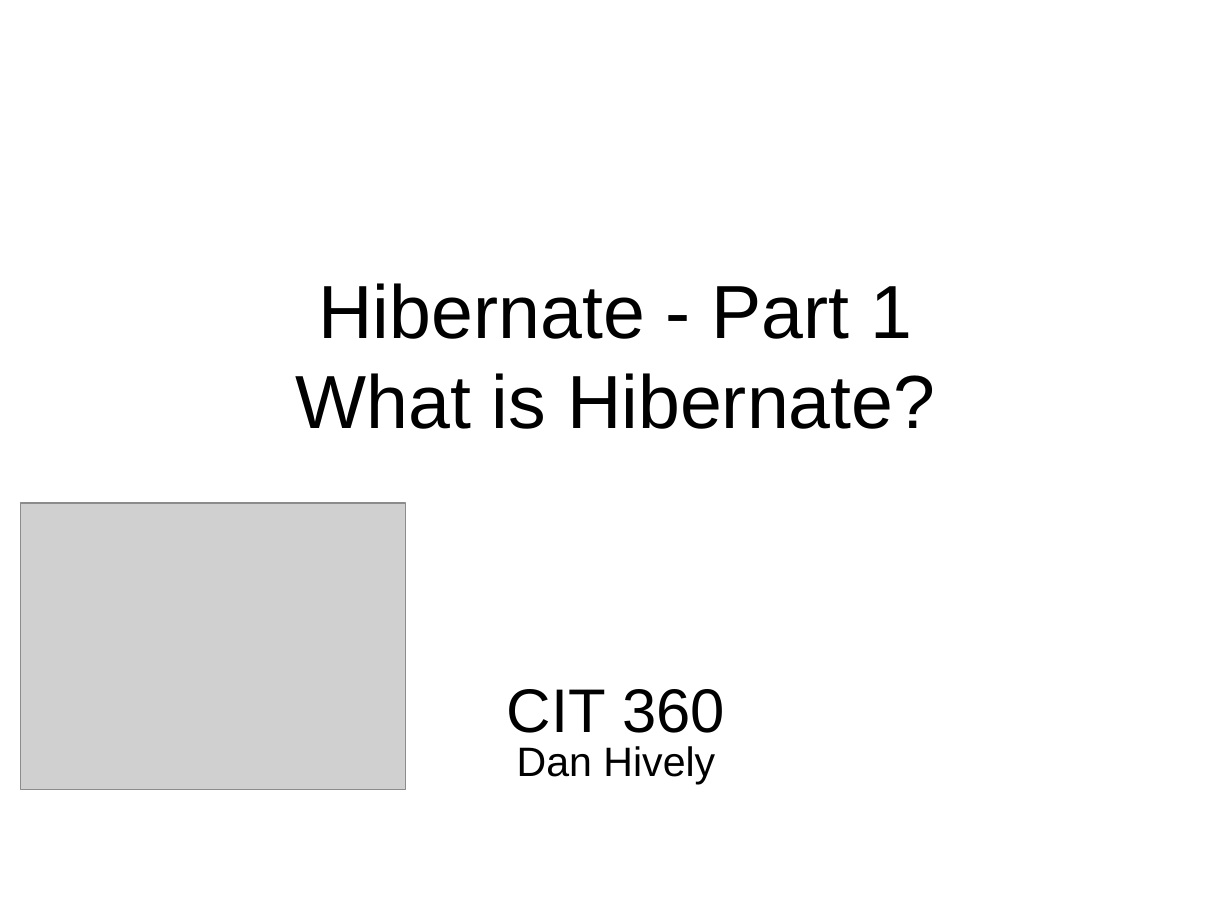
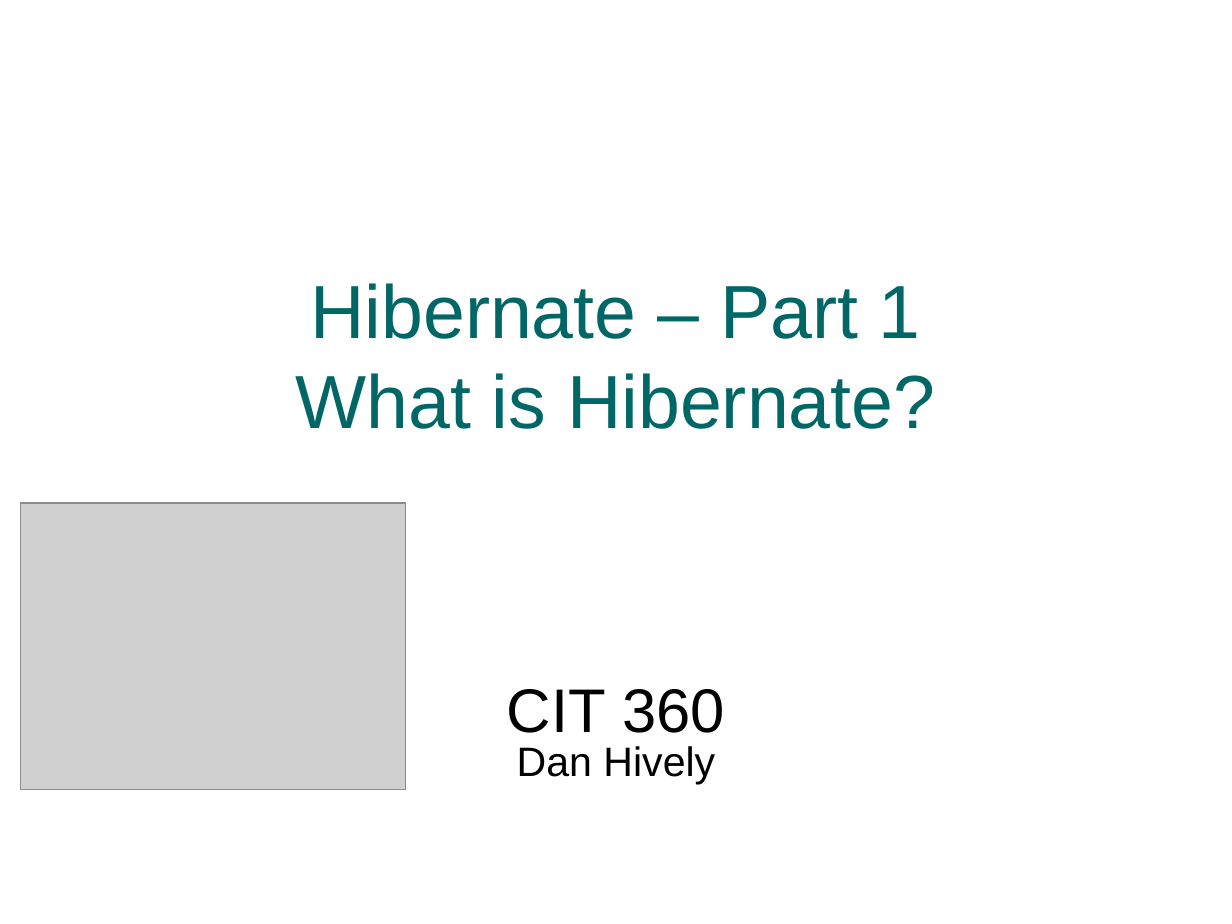
Before and after one commit to Ansilacerda/CIT360-Portfolio, a slide deck: slide 1 of Presentations/Hibernate/Hibernate-Part-1.pptx. Drawn at 1232x924 pixels with LibreOffice and Linux fonts; fonts in the diff are those of the drawing; grey boxes stand for pictures; background and template pictures are left out. Boxes give left, top, right and bottom in pixels: in the first picture for what was removed or moved away, otherwise in the second. Text is boxed around its words. In the diff, an @@ line names an element or a change of style, - is before the commit and + after.

Commit message:
Hibernate presentation

```diff
--- a/Presentations/Hibernate/Hibernate-Part-1.pptx
+++ b/Presentations/Hibernate/Hibernate-Part-1.pptx
@@ title at <box>296,283,935,429</box>: text changed; text colour #000000 to #006666 @@
-Hibernate - Part 1
-What is Hibernate?
+Hibernate – Part 1
+What is Hibernate?
```
Also in this commit, not shown: 2 other slides changed, 3 slides added, 18 slides removed, 1 other file.
